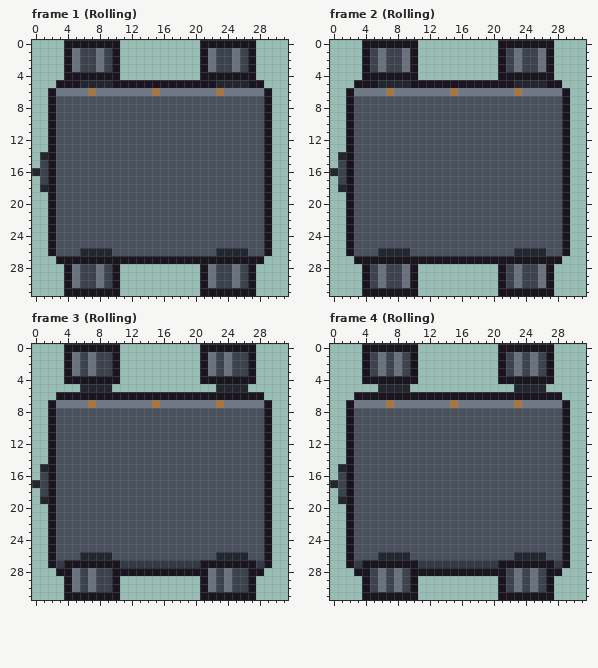
One commit to this pixel-art file: Assets/Graphics/mine_cart.aseprite. The first picture shows the starting point.
32x32 pixels, 4 frames. Shown: frame 1 (Rolling), frame 2 (Rolling), frame 3 (Rolling), frame 4 (Rolling).
New version:
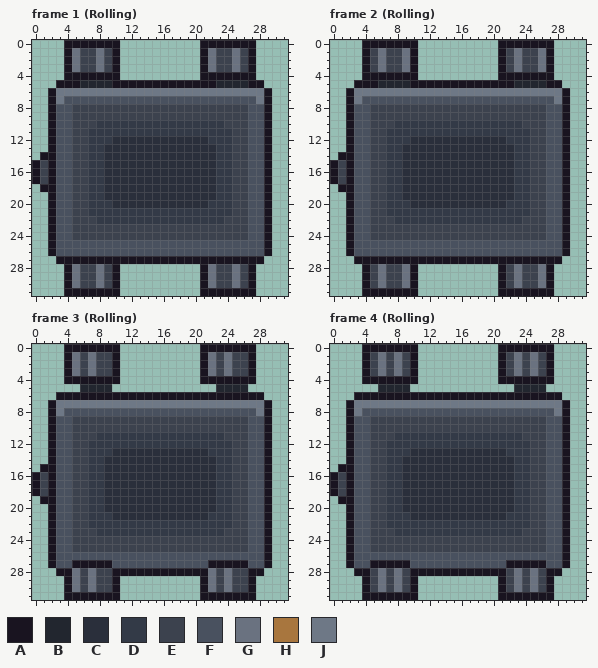
Palette (. is transparent): A #191420  B #22262f  C #2a2f3b  D #333a47  E #3c424e  F #49515f  G #6a7280  H #a8763e  J #6e7886
What changed:
--- frame 1 (Rolling)
@@ x 0..31 @@
  5 ...AAABBBBAAAAAAAAAAAAABBBBAA...
- 6 ..AJJJJHJJJJJJJHJJJJJJJHJJJJJA..
- 7 ..AFFFFFFFFFFFFFFFFFFFFFFFFFFA..
- 8 ..AFFFFFFFFFFFFFFFFFFFFFFFFFFA..
- 9 ..AFFFFFFFFFFFFFFFFFFFFFFFFFFA..
-10 ..AFFFFFFFFFFFFFFFFFFFFFFFFFFA..
-11 ..AFFFFFFFFFFFFFFFFFFFFFFFFFFA..
-12 ..AFFFFFFFFFFFFFFFFFFFFFFFFFFA..
-13 ..AFFFFFFFFFFFFFFFFFFFFFFFFFFA..
-14 .BAFFFFFFFFFFFFFFFFFFFFFFFFFFA..
-15 .EAFFFFFFFFFFFFFFFFFFFFFFFFFFA..
-16 BEAFFFFFFFFFFFFFFFFFFFFFFFFFFA..
-17 .EAFFFFFFFFFFFFFFFFFFFFFFFFFFA..
-18 .BAFFFFFFFFFFFFFFFFFFFFFFFFFFA..
-19 ..AFFFFFFFFFFFFFFFFFFFFFFFFFFA..
-20 ..AFFFFFFFFFFFFFFFFFFFFFFFFFFA..
-21 ..AFFFFFFFFFFFFFFFFFFFFFFFFFFA..
-22 ..AFFFFFFFFFFFFFFFFFFFFFFFFFFA..
-23 ..AFFFFFFFFFFFFFFFFFFFFFFFFFFA..
-24 ..AFFFFFFFFFFFFFFFFFFFFFFFFFFA..
+ 6 ..AJJJJJJJJJJJJJJJJJJJJJJJJJJA..
+ 7 ..AJFFFFFFFFFFFFFFFFFFFFFFFFJA..
+ 8 ..AFFEEEEEEEEEEEEEEEEEEEEEEFFA..
+ 9 ..AFFEEEEEEEEEEEEEEEEEEEEEEFFA..
+10 ..AFFEEEDDDDDDDDDDDDDDDDEEEFFA..
+11 ..AFFEEDDDDDDDDDDDDDDDDDDEEFFA..
+12 ..AFFEEDDDCCCCCCCCCCCCDDDEEFFA..
+13 ..AFFEEDDCCCCCCCCCCCCCCDDEEFFA..
+14 .AAFFEEDDCCCCCCCCCCCCCCDDEEFFA..
+15 AEAFFEEDDCCCCCCCCCCCCCCDDEEFFA..
+16 AEAFFEEDDCCCCCCCCCCCCCCDDEEFFA..
+17 AEAFFEEDDCCCCCCCCCCCCCCDDEEFFA..
+18 .AAFFEEDDCCCCCCCCCCCCCCDDEEFFA..
+19 ..AFFEEDDCCCCCCCCCCCCCCDDEEFFA..
+20 ..AFFEEDDDCCCCCCCCCCCCDDDEEFFA..
+21 ..AFFEEDDDDDDDDDDDDDDDDDDEEFFA..
+22 ..AFFEEEDDDDDDDDDDDDDDDDEEEFFA..
+23 ..AFFEEEEEEEEEEEEEEEEEEEEEEFFA..
+24 ..AFFEEEEEEEEEEEEEEEEEEEEEEFFA..
 25 ..AFFFFFFFFFFFFFFFFFFFFFFFFFFA..
-26 ..AFFFBBBBFFFFFFFFFFFFFBBBBFFA..
+26 ..AFFFFFFFFFFFFFFFFFFFFFFFFFFA..
 27 ...AAAAAAAAAAAAAAAAAAAAAAAAAA...
--- frame 2 (Rolling): the same change as frame 1 (Rolling)
--- frame 3 (Rolling)
@@ x 0..31 @@
  6 ...AAAAAAAAAAAAAAAAAAAAAAAAAA...
- 7 ..AJJJJHJJJJJJJHJJJJJJJHJJJJJA..
- 8 ..AFFFFFFFFFFFFFFFFFFFFFFFFFFA..
- 9 ..AFFFFFFFFFFFFFFFFFFFFFFFFFFA..
-10 ..AFFFFFFFFFFFFFFFFFFFFFFFFFFA..
-11 ..AFFFFFFFFFFFFFFFFFFFFFFFFFFA..
-12 ..AFFFFFFFFFFFFFFFFFFFFFFFFFFA..
-13 ..AFFFFFFFFFFFFFFFFFFFFFFFFFFA..
-14 ..AFFFFFFFFFFFFFFFFFFFFFFFFFFA..
-15 .BAFFFFFFFFFFFFFFFFFFFFFFFFFFA..
-16 .EAFFFFFFFFFFFFFFFFFFFFFFFFFFA..
-17 BEAFFFFFFFFFFFFFFFFFFFFFFFFFFA..
-18 .EAFFFFFFFFFFFFFFFFFFFFFFFFFFA..
-19 .BAFFFFFFFFFFFFFFFFFFFFFFFFFFA..
-20 ..AFFFFFFFFFFFFFFFFFFFFFFFFFFA..
-21 ..AFFFFFFFFFFFFFFFFFFFFFFFFFFA..
-22 ..AFFFFFFFFFFFFFFFFFFFFFFFFFFA..
-23 ..AFFFFFFFFFFFFFFFFFFFFFFFFFFA..
-24 ..AFFFFFFFFFFFFFFFFFFFFFFFFFFA..
-25 ..AFFFFFFFFFFFFFFFFFFFFFFFFFFA..
-26 ..AFFFBBBBFFFFFFFFFFFFFBBBBFFA..
-27 ..ADAAAAAAADDDDDDDDDDAAAAAAADA..
+ 7 ..AJJJJJJJJJJJJJJJJJJJJJJJJJJA..
+ 8 ..AJFFFFFFFFFFFFFFFFFFFFFFFFJA..
+ 9 ..AFFEEEEEEEEEEEEEEEEEEEEEEFFA..
+10 ..AFFEEEEEEEEEEEEEEEEEEEEEEFFA..
+11 ..AFFEEEDDDDDDDDDDDDDDDDEEEFFA..
+12 ..AFFEEDDDDDDDDDDDDDDDDDDEEFFA..
+13 ..AFFEEDDDCCCCCCCCCCCCDDDEEFFA..
+14 ..AFFEEDDCCCCCCCCCCCCCCDDEEFFA..
+15 .AAFFEEDDCCCCCCCCCCCCCCDDEEFFA..
+16 AEAFFEEDDCCCCCCCCCCCCCCDDEEFFA..
+17 AEAFFEEDDCCCCCCCCCCCCCCDDEEFFA..
+18 AEAFFEEDDCCCCCCCCCCCCCCDDEEFFA..
+19 .AAFFEEDDCCCCCCCCCCCCCCDDEEFFA..
+20 ..AFFEEDDCCCCCCCCCCCCCCDDEEFFA..
+21 ..AFFEEDDDCCCCCCCCCCCCDDDEEFFA..
+22 ..AFFEEDDDDDDDDDDDDDDDDDDEEFFA..
+23 ..AFFEEEDDDDDDDDDDDDDDDDEEEFFA..
+24 ..AFFEEEEEEEEEEEEEEEEEEEEEEFFA..
+25 ..AFFEEEEEEEEEEEEEEEEEEEEEEFFA..
+26 ..AFFFFFFFFFFFFFFFFFFFFFFFFFFA..
+27 ..AFFAAAAAFFFFFFFFFFFFAAAAAFFA..
 28 ...AAGEGEEAAAAAAAAAAAAGEGEEAA...
--- frame 4 (Rolling)
@@ x 0..31 @@
  6 ...AAAAAAAAAAAAAAAAAAAAAAAAAA...
- 7 ..AJJJJHJJJJJJJHJJJJJJJHJJJJJA..
- 8 ..AFFFFFFFFFFFFFFFFFFFFFFFFFFA..
- 9 ..AFFFFFFFFFFFFFFFFFFFFFFFFFFA..
-10 ..AFFFFFFFFFFFFFFFFFFFFFFFFFFA..
-11 ..AFFFFFFFFFFFFFFFFFFFFFFFFFFA..
-12 ..AFFFFFFFFFFFFFFFFFFFFFFFFFFA..
-13 ..AFFFFFFFFFFFFFFFFFFFFFFFFFFA..
-14 ..AFFFFFFFFFFFFFFFFFFFFFFFFFFA..
-15 .BAFFFFFFFFFFFFFFFFFFFFFFFFFFA..
-16 .EAFFFFFFFFFFFFFFFFFFFFFFFFFFA..
-17 BEAFFFFFFFFFFFFFFFFFFFFFFFFFFA..
-18 .EAFFFFFFFFFFFFFFFFFFFFFFFFFFA..
-19 .BAFFFFFFFFFFFFFFFFFFFFFFFFFFA..
-20 ..AFFFFFFFFFFFFFFFFFFFFFFFFFFA..
-21 ..AFFFFFFFFFFFFFFFFFFFFFFFFFFA..
-22 ..AFFFFFFFFFFFFFFFFFFFFFFFFFFA..
-23 ..AFFFFFFFFFFFFFFFFFFFFFFFFFFA..
-24 ..AFFFFFFFFFFFFFFFFFFFFFFFFFFA..
-25 ..AFFFFFFFFFFFFFFFFFFFFFFFFFFA..
-26 ..AFFFBBBBFFFFFFFFFFFFFBBBBFFA..
-27 ..ADAAAAAAADDDDDDDDDDAAAAAAADA..
+ 7 ..AJJJJJJJJJJJJJJJJJJJJJJJJJJA..
+ 8 ..AJFFFFFFFFFFFFFFFFFFFFFFFFJA..
+ 9 ..AFFEEEEEEEEEEEEEEEEEEEEEEFFA..
+10 ..AFFEEEEEEEEEEEEEEEEEEEEEEFFA..
+11 ..AFFEEEDDDDDDDDDDDDDDDDEEEFFA..
+12 ..AFFEEDDDDDDDDDDDDDDDDDDEEFFA..
+13 ..AFFEEDDDCCCCCCCCCCCCDDDEEFFA..
+14 ..AFFEEDDCCCCCCCCCCCCCCDDEEFFA..
+15 .AAFFEEDDCCCCCCCCCCCCCCDDEEFFA..
+16 AEAFFEEDDCCCCCCCCCCCCCCDDEEFFA..
+17 AEAFFEEDDCCCCCCCCCCCCCCDDEEFFA..
+18 AEAFFEEDDCCCCCCCCCCCCCCDDEEFFA..
+19 .AAFFEEDDCCCCCCCCCCCCCCDDEEFFA..
+20 ..AFFEEDDCCCCCCCCCCCCCCDDEEFFA..
+21 ..AFFEEDDDCCCCCCCCCCCCDDDEEFFA..
+22 ..AFFEEDDDDDDDDDDDDDDDDDDEEFFA..
+23 ..AFFEEEDDDDDDDDDDDDDDDDEEEFFA..
+24 ..AFFEEEEEEEEEEEEEEEEEEEEEEFFA..
+25 ..AFFEEEEEEEEEEEEEEEEEEEEEEFFA..
+26 ..AFFFFFFFFFFFFFFFFFFFFFFFFFFA..
+27 ..AFFAAAAAFFFFFFFFFFFFAAAAAFFA..
 28 ...AAEGEGEAAAAAAAAAAAAEGEGEAA...
Changed places in both pictures, as pixel boxes (x1, y1, x2, y2):
changed: (32, 88, 264, 256)
changed: (330, 88, 562, 256)
changed: (32, 400, 264, 568)
changed: (330, 400, 562, 568)
